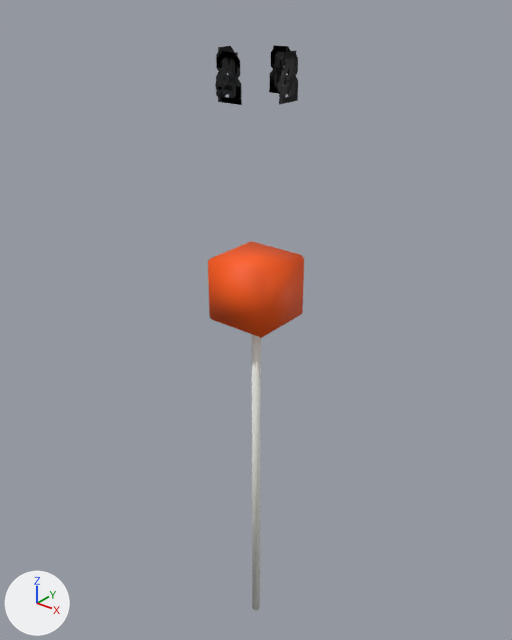
The glTF model assets/actors/sideline/down_marker.glb as it was, and as the next commit left it.
Camera for both pictures: a 50 mm camera at (2.1, -2.63, 3.72) aimed at (-0.08, 0.1, 2.02). The lights are fixed; the arrows at lower left show +X, +Y and +Z. The older version comes first. Where no turn or scale is listed for an object, it has been applied to the vertices.

Objects in the first picture: 'down_3.001', 'down_4.001', 'down_marker.001' and 2 more.
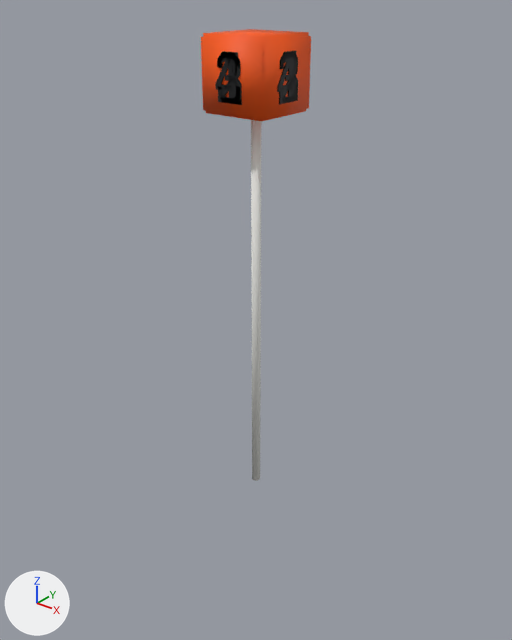
The newer file is also turned or shifted as a whole; pictures and numbers use the older file's frame.

What changed in the scene script:
```text
Add me_down_marker__prop_white:
    me_down_marker__prop_white.from_pydata(...)  # 20 vertices, 36 faces; spans x -0.02..0.02, y -0.02..0.02, z -1.05..1.05
    me_down_marker__prop_white.materials.append(mat_prop_white)  # white #edede8
Add me_down_marker__prop_orange:
    me_down_marker__prop_orange.from_pydata(...)  # 32 vertices, 60 faces; spans x -0.18..0.18, y -0.18..0.18, z 1.05..1.39
    me_down_marker__prop_orange.materials.append(mat_prop_orange)  # orange #ff5a00
Remove ob_down_marker_001:
    ob_down_marker_001 = bpy.data.objects.new('down_marker.001', me_down_marker_001)
    ob_down_marker_001.location = (0.0, 0.0, 1.05)
Add ob_down_marker__prop_white:
    ob_down_marker__prop_white = bpy.data.objects.new('down_marker__prop_white', me_down_marker__prop_white)
    ob_down_marker__prop_white.location = (0.0, 0.0, 2.1)
Add ob_down_marker__prop_orange:
    ob_down_marker__prop_orange = bpy.data.objects.new('down_marker__prop_orange', me_down_marker__prop_orange)
    ob_down_marker__prop_orange.location = (0.0, 0.0, 2.1)
```

Where the change shows, as pixel boxes (x1, y1, x2, y2) in the pictures (512 x 640 px):
'down_marker.001', deleted: before (208, 241, 304, 610)
    faces in mat_prop_orange (orange #ff5a00): (208, 241, 304, 338)
    faces in mat_prop_white (white #edede8): (252, 334, 261, 610)
'down_marker__prop_orange', added (orange): after (201, 29, 311, 121)
'down_marker__prop_white', added: after (251, 120, 261, 481)
